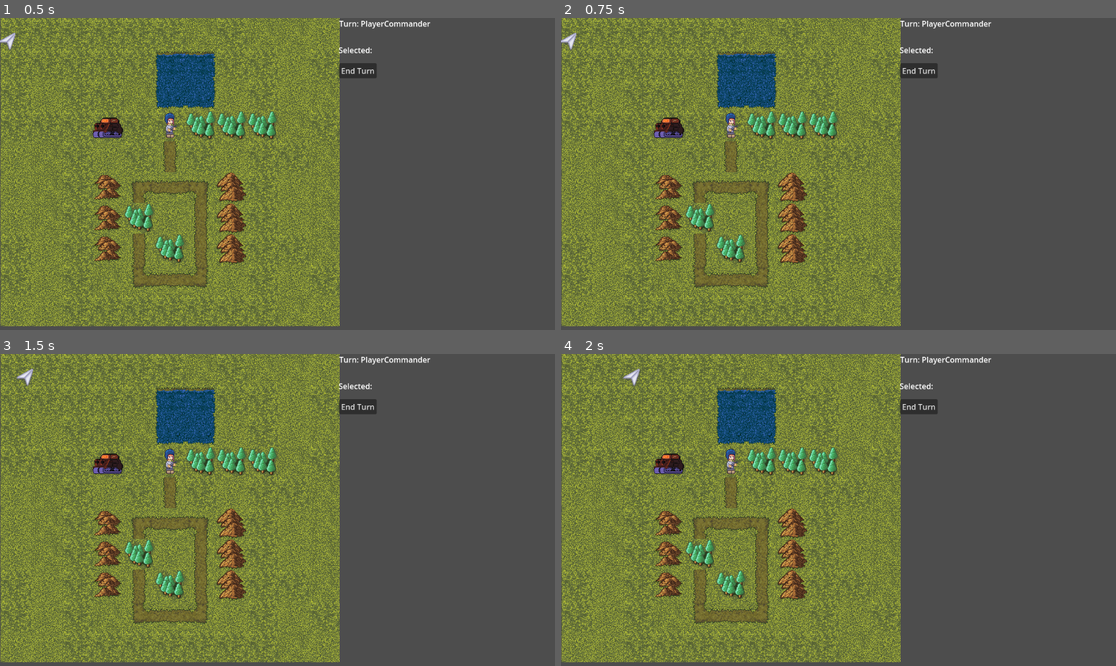
Above: before the commit, frames 1-4 (two rows, left to right).
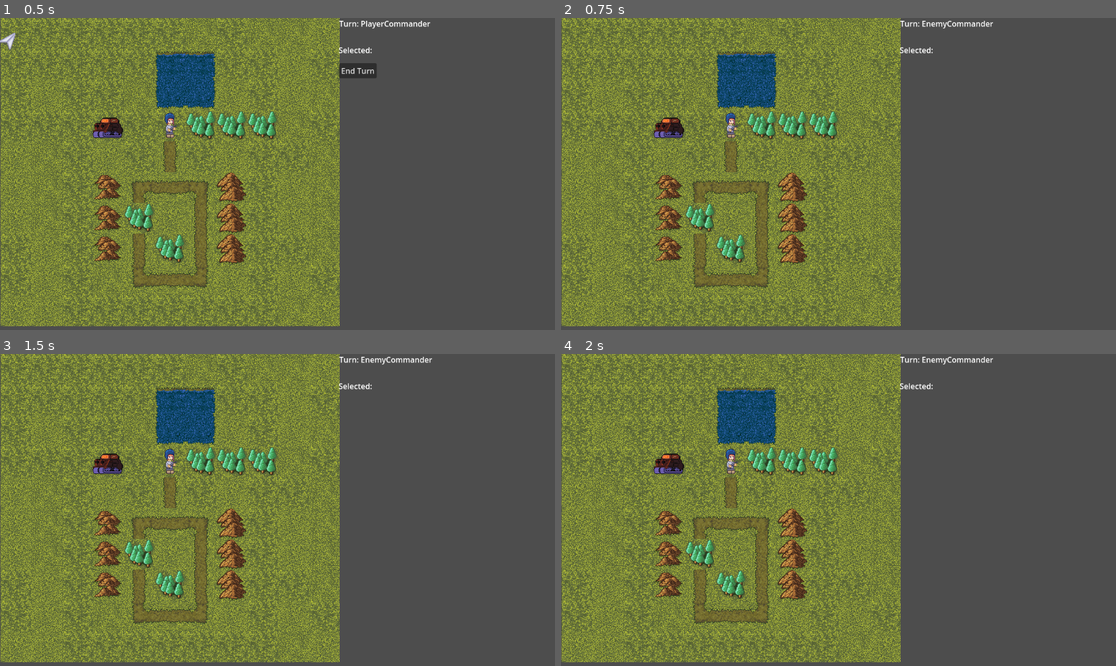
Above: after the commit, the same moments.

Repository: sailor-june/godot-tac_astar
Game: Godot game, scene res://node_2d.tscn
Two runs of this game, one before a commit and one after it. Both use one fixed random seed, a clock stepped at 60 frames per second and the inputs below.
Inputs:
- Up to frame 1 (0.5 s): no input
- Up to frame 2 (0.75 s): click "End Turn" at 0.5 s
- Up to frame 3 (1.5 s): tap Enter at 1.25 s; hold Right (ui_right) from 1.28 s (still down); tap X (confirm) at 1.35 s
- Up to frame 4 (2 s): keep holding Right (ui_right)

Frame 1 is identical in both runs. In frame 2, 0.5% of the frame differs, in the area x 0-78%, y 0-20%; in frame 3, 0.5%; in frame 4, 0.5%, in the area x 11-78%, y 0-20%.

Commit message:
Revert "added a little delay to char movement, moved some pathfinding into main, implemented check for valid cells on enemy turn"
This reverts commit fbd02b176bc66dd036ff8bd61ad2a2af01d8f7c3.

Diff:
--- a/Character.gd
+++ b/Character.gd
@@ -26,7 +26,6 @@
 		return
 	var target_position = grid.map_to_local(current_id_path.front())
 	position = position.move_toward(target_position,move_speed*get_process_delta_time())
-	await get_tree().create_timer(0.3).timeout
 	if position ==  target_position:
 		current_id_path.pop_front()
 
--- a/enemy.gd
+++ b/enemy.gd
@@ -1,11 +1,6 @@
 extends Node2D
 @onready var grid = get_node("/root/Main/theGrid")
-var current_id_path: Array[Vector2i]
-var current_path_index=0
-var astargrid= AStarGrid2D
-
-@onready var AP = 10
-@onready var move_speed = 5
+var astargrid : AStarGrid2D
 ## Called when the node enters the scene tree for the first time.
 func _ready():
 	position = grid.local_to_map(position)
@@ -13,12 +8,5 @@
 
 #
 ## Called every frame. 'delta' is the elapsed time since the previous frame.
-func _process(delta):
-	if current_id_path.is_empty():
-		#no active path.
-		return
-	var target_position = grid.map_to_local(current_id_path.front())
-	position = position.move_toward(target_position,move_speed*get_process_delta_time())
-	await get_tree().create_timer(0.3).timeout
-	if position ==  target_position:
-		current_id_path.pop_front()
+#func _process(delta):
+#	pass
--- a/enemy_commander.gd
+++ b/enemy_commander.gd
@@ -1,26 +1,5 @@
 extends Node2D
 class_name EnemyCommander
 
-var main
-var enemy
-
-func _ready():
-	main = get_node("/root/Main") # Access the grandparent node using the absolute path
-	enemy = main.get_node("enemy") if main else null # Access the enemy node within Main if main exists
-
-
-
-func get_cells_in_range():
-	if main && enemy:
-		return main.get_cells_in_range(enemy)  # Call the function in the grandparent
-	else:
-		print("Main or enemy node not found")
-		return null
-
 func _process_turn():
-	if main && enemy:
-		print(get_cells_in_range() )# Call get_cells_in_range from _process_turn
-	else:
-		print("Main or enemy node not found")
-
-# Add a function to be called externally
+	await get_tree().create_timer(2.0).timeout
--- a/main.gd
+++ b/main.gd
@@ -2,90 +2,44 @@
 var astargrid =  AStarGrid2D
 @onready var cursor = get_node("/root/Main/TurnOrder/PlayerCommander/Cursor")
 
-@onready var tilemap = get_node("/root/Main/theGrid")
+@onready var grid = get_node("/root/Main/theGrid")
 func _ready() -> void:
 	#special thanks @Berke in the pirate software discord for helping me get this detangled
 	#instantiate Astargrid
 	astargrid = AStarGrid2D.new()
-	astargrid.region =  tilemap.get_used_rect()
+	astargrid.region =  grid.get_used_rect()
 	astargrid.cell_size = Vector2i(64,64)
 	astargrid.diagonal_mode = AStarGrid2D.DIAGONAL_MODE_NEVER
+	astargrid.update()
 
+	for x in grid.get_used_rect().size.x:
+		for y in grid.get_used_rect().size.y:
+			var tile_position = Vector2i(
+				x + grid.get_used_rect().position.x,
+				y +grid.get_used_rect().position.y
+			)
 
-	maintain_grid()
+			var tile_data = grid.get_cell_tile_data(0, tile_position)
+			var terrain_cost = tile_data.get_custom_data("Cost")
+			if terrain_cost != null:
+				astargrid.set_point_weight_scale(tile_position, terrain_cost)
+			if tile_data == null or tile_data.get_custom_data("walkable")==false:
+				astargrid.set_point_solid(tile_position)
 	maintain_enemy_positions()
 
 	$Character.astargrid = astargrid
 	$enemy.astargrid = astargrid
 	cursor.astargrid = astargrid
 
-func get_cells_in_range(actor) -> Array:
-	var distance = actor.AP
-	var activity_points = actor.AP
-	var current_cell = tilemap.local_to_map(actor.position)
-	print(current_cell)
-	var reachable_cells := []
-	var valid_cells := []
-
-	for i in range(-distance, distance + 1):
-		for j in range(-distance, distance + 1):
-			if abs(i) + abs(j) <= distance:
-
-				var new_x: int = (current_cell[0]+i)
-				var new_y: int = (current_cell[1]+j)
-				var tile_position = Vector2i(new_x,new_y)
-				if check_empty_cell(tile_position):
-					reachable_cells.append(tile_position)
-
-	for cell in reachable_cells:
-		var tile_data = tilemap.get_cell_tile_data(0, cell)
-
-		if tile_data == null or tile_data.get_custom_data("walkable")==false:
-			continue
-		else:
-
-			var path = astargrid.get_id_path(current_cell, cell).slice(1)
-			var path_cost = 0
-
-			for node in path:
-				var node_data = tilemap.get_cell_tile_data(0, node)
-				var node_cost = node_data.get_custom_data("Cost")
-				path_cost += node_cost
-
-			if path_cost <= activity_points:
-				valid_cells.append(cell)
-	return valid_cells
-
-func maintain_grid():
-	astargrid.update()
-	for x in tilemap.get_used_rect().size.x:
-		for y in tilemap.get_used_rect().size.y:
-			var tile_position = Vector2i(
-				x + tilemap.get_used_rect().position.x,
-				y + tilemap.get_used_rect().position.y
-			)
-
-			var tile_data = tilemap.get_cell_tile_data(0, tile_position)
-			var terrain_cost = tile_data.get_custom_data("Cost")
-			if terrain_cost != null:
-				astargrid.set_point_weight_scale(tile_position, terrain_cost)
-			if tile_data == null or tile_data.get_custom_data("walkable")==false:
-				astargrid.set_point_solid(tile_position)
 
 func maintain_enemy_positions():
 	var enemies  = get_tree().get_nodes_in_group("Enemies")
 	for enemy in enemies:
-		print(tilemap.local_to_map(enemy.position))
-		astargrid.set_point_solid(tilemap.local_to_map(enemy.position))
+		print(grid.local_to_map(enemy.position))
+		astargrid.set_point_solid(grid.local_to_map(enemy.position))
 
 
-func check_empty_cell(target):
-	var characters = get_tree().get_nodes_in_group("Characters")
-	for character in characters:
-		if tilemap.local_to_map(character.position) == target:
-			return false
-		else:
-			return true
+
 
 func _on_selected(agent):
 	if agent != null:
--- a/node_2d.tscn
+++ b/node_2d.tscn
@@ -135,7 +135,6 @@
 script = ExtResource("2_mmgio")
 
 [node name="AnimatedSprite2D" type="AnimatedSprite2D" parent="TurnOrder/PlayerCommander/Cursor"]
-z_index = 1
 material = SubResource("CanvasItemMaterial_ms5fv")
 sprite_frames = SubResource("SpriteFrames_04mv1")
 offset = Vector2(-16, 15)
